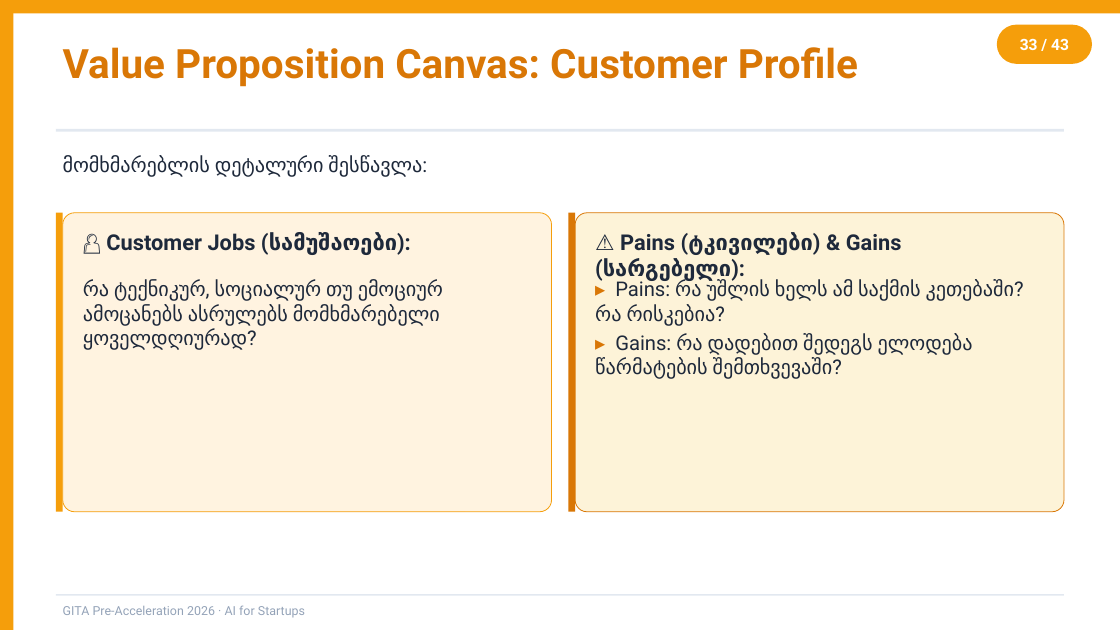
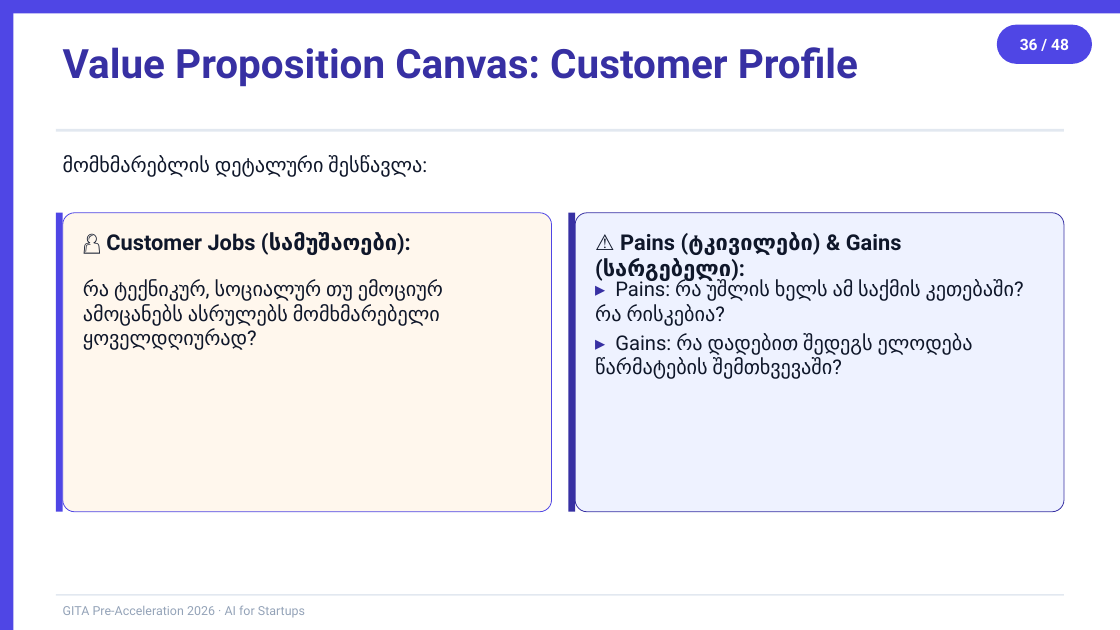
Before and after one commit to basilaia123/ai2026, a slide deck: slide 36 of GITA/Pre-Acceleration/2026-5h-AI-for-Startups/day1-slides.pptx (slide 33 before the commit). Drawn at 1120x630 pixels with LibreOffice and Linux fonts; fonts in the diff are those of the drawing. Boxes give left, top, right and bottom in pixels: in the first picture for what was removed or moved away, otherwise in the second. Text is boxed around its words. In the diff, an @@ line names an element or a change of style, - is before the commit and + after.

```diff
--- a/GITA/Pre-Acceleration/2026-5h-AI-for-Startups/day1-slides.pptx
+++ b/GITA/Pre-Acceleration/2026-5h-AI-for-Startups/day1-slides.pptx
@@ fill #F59E0B to #4F46E5 in 4 elements at (0, 0, 13, 629), (0, 0, 1120, 13), (56, 213, 63, 512), (997, 25, 1092, 64) @@
@@ text "Value Proposition Canvas: Customer Profile" at (63, 47, 858, 87): text colour #D97706 to #3730A3 @@
@@ text in rounded rectangle at (1020, 39, 1069, 50): text changed @@
-33 / 43
+36 / 48
@@ rounded rectangle at (63, 213, 552, 512): fill #FFF3E0 to #FFF7ED; outline #F59E0B 0.5 pt to #4F46E5 0.5 pt @@
@@ rectangle at (569, 213, 576, 512): fill #D97706 to #3730A3 @@
@@ rounded rectangle at (575, 213, 1064, 512): fill #FDF3D8 to #EEF2FF; outline #D97706 0.5 pt to #3730A3 0.5 pt @@
@@ text colour #1E293B to #0F172A in 4 elements at (63, 156, 422, 177), (106, 232, 397, 255), (83, 280, 443, 350), (603, 232, 902, 281) @@
@@ text "▸ Pains: რა უშლის ხელს ..." at (595, 278, 1014, 379): text colour #D97706 to #3730A3 in "▸", "▸"; text colour #1E293B to #0F172A @@
```
Also in this commit, not shown: 41 other slides changed, 6 slides added, 1 slide removed, 6 other files.
